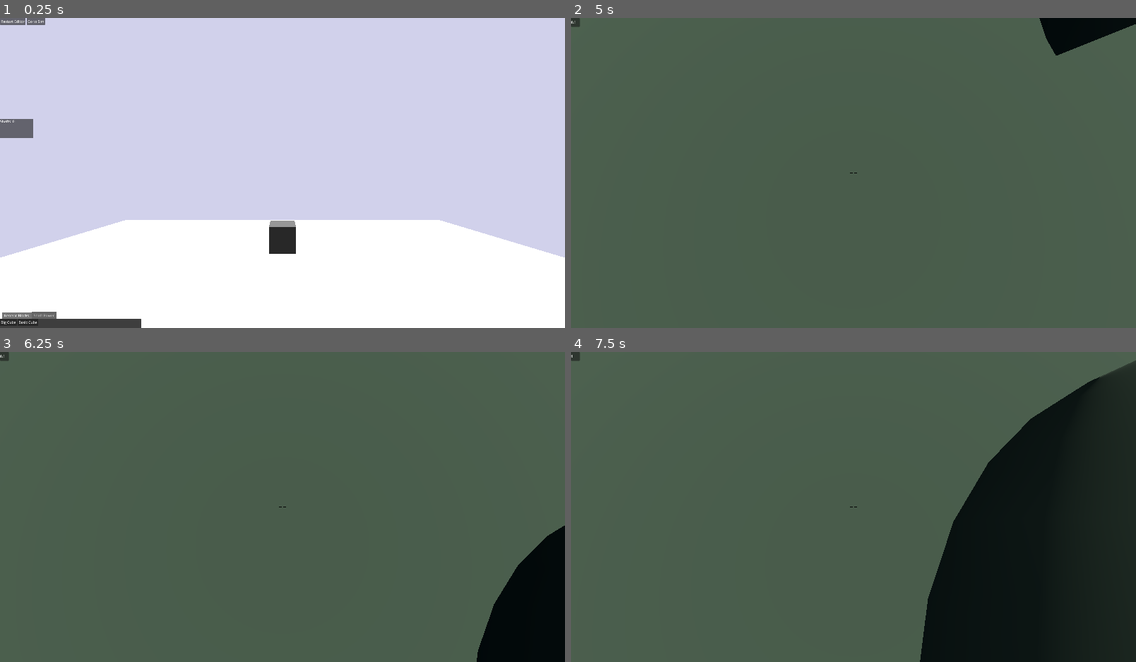
Above: before the commit, frames 1-4 (two rows, left to right).
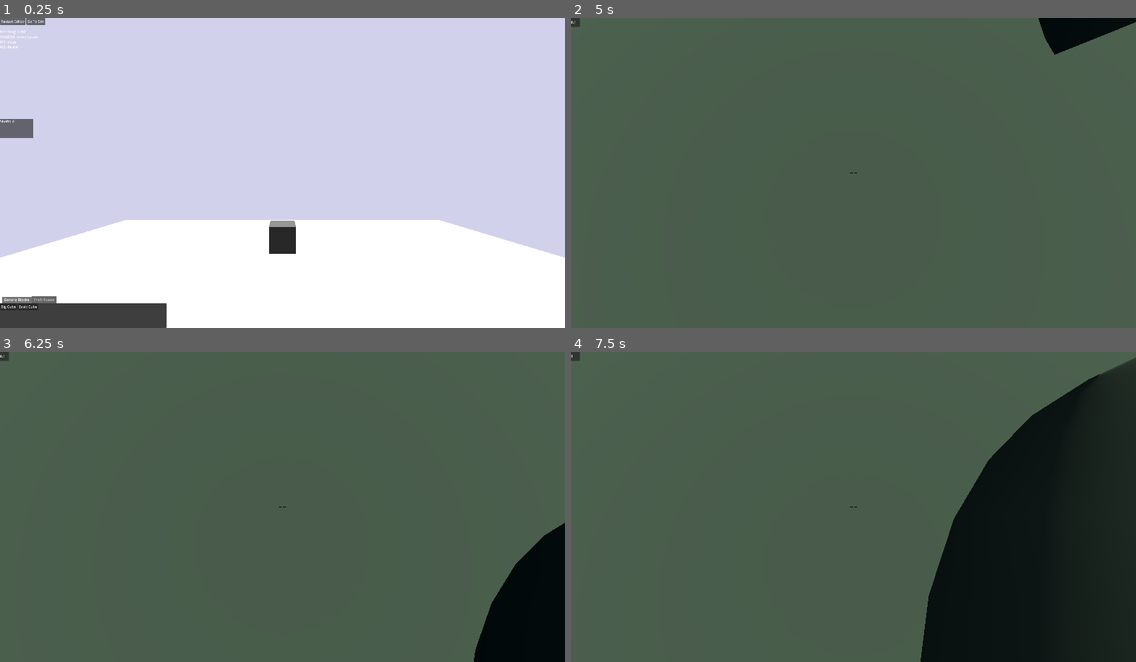
Above: after the commit, the same moments.

Repository: Spaghetworks/Spaghetworks
Game: Godot game, scene res://SceneStateMachine.tscn
The game is run twice, just before and just after one commit, with the same random seed, the same clock (stepped at 60 frames per second) and the same inputs.
Inputs (mouse positions are in pixels of both pictures, inside the frame that each line leads up to):
- Up to frame 1 (0.25 s): no input
- Up to frame 2 (5 s): click "Restart Editor" at 0.5 s; click "Restart Editor" at 1.25 s; click "Restart Editor" at 2 s; click "Go to Sim" (after the commit: "Go To Sim") at 2.75 s; tap Enter at 3.5 s; move the mouse to (881, 173) at 3.52 s; hold W (CharacterMoveForward) from 3.53 s (still down); tap Ctrl (CharacterCrouch) at 3.6 s; tap Space (CharacterJump) at 3.77, 4.25, 4.52 s; move the mouse to (825, 173) at 4.27 s; tap Mouse wheel down (CharacterToolDown) at 4.35 s
- Up to frame 3 (6.25 s): keep holding W (CharacterMoveForward); move the mouse to (293, 500) at 5.02 s; click (293, 500) at 5.1 s; move the mouse to (276, 513) at 5.77 s; right-click (276, 513) at 5.85 s; tap Space (CharacterJump) at 6.02 s
- Up to frame 4 (7.5 s): keep holding W (CharacterMoveForward); move the mouse to (893, 510) at 6.52 s; tap Middle mouse button (CharacterToolTertiary) at 6.6 s; tap Space (CharacterJump) at 6.77 s; move the mouse to (808, 503) at 7.27 s; tap Mouse wheel up (CharacterToolUp) at 7.35 s

The runs differ from the first frame. In frame 1, 1.9% of the frame differs, in the area x 0-30%, y 0-100%; in frame 2, 0.1%; in frame 3, 0.2%; in frame 4, 0.3%.

Commit message:
feat(editor): controls hint

Diff:
--- a/EditorSystem/Editor_UI.tscn
+++ b/EditorSystem/Editor_UI.tscn
@@ -14,26 +14,26 @@
 mouse_filter = 2
 script = ExtResource("1_avofj")
 
-[node name="Button" type="Button" parent="."]
-layout_mode = 1
-offset_right = 8.0
-offset_bottom = 8.0
+[node name="Top-Left Buttons" type="HBoxContainer" parent="."]
+layout_mode = 0
+offset_right = 205.0
+offset_bottom = 31.0
+
+[node name="Restart Editor" type="Button" parent="Top-Left Buttons"]
+layout_mode = 2
 text = "Restart Editor"
 
-[node name="Button2" type="Button" parent="."]
-layout_mode = 1
-offset_left = 121.0
-offset_right = 204.0
-offset_bottom = 31.0
-text = "Go to Sim"
+[node name="Go To Sim" type="Button" parent="Top-Left Buttons"]
+layout_mode = 2
+text = "Go To Sim"
 
-[node name="TabContainer" type="TabContainer" parent="."]
+[node name="Palette" type="TabContainer" parent="."]
 layout_mode = 1
 anchors_preset = 2
 anchor_top = 1.0
 anchor_bottom = 1.0
-offset_top = -72.0
-offset_right = 637.0
+offset_top = -143.0
+offset_right = 751.0
 grow_vertical = 0
 script = ExtResource("2_r11f3")
 
@@ -81,5 +81,15 @@
 [node name="VBoxContainer" type="VBoxContainer" parent="InteractionMenu/VBoxContainer"]
 layout_mode = 2
 
-[connection signal="pressed" from="Button" to="." method="_on_reload_pressed"]
-[connection signal="pressed" from="Button2" to="." method="_on_to_sim_pressed"]
+[node name="Controls Hint" type="RichTextLabel" parent="."]
+layout_mode = 0
+offset_top = 50.0
+offset_right = 248.0
+offset_bottom = 146.0
+text = "M3+Drag: Orbit
+WASDQE: move cursor
+M1: place
+M2: delete"
+
+[connection signal="pressed" from="Top-Left Buttons/Restart Editor" to="." method="_on_reload_pressed"]
+[connection signal="pressed" from="Top-Left Buttons/Go To Sim" to="." method="_on_to_sim_pressed"]
